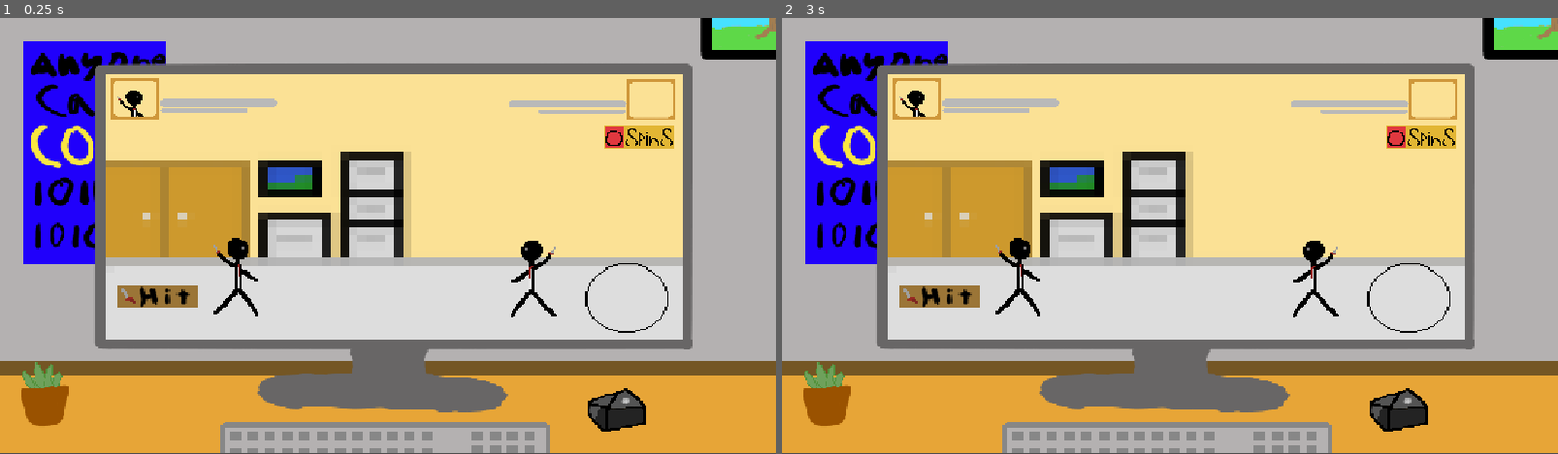
Above: before the commit, frames 1-2 (left to right).
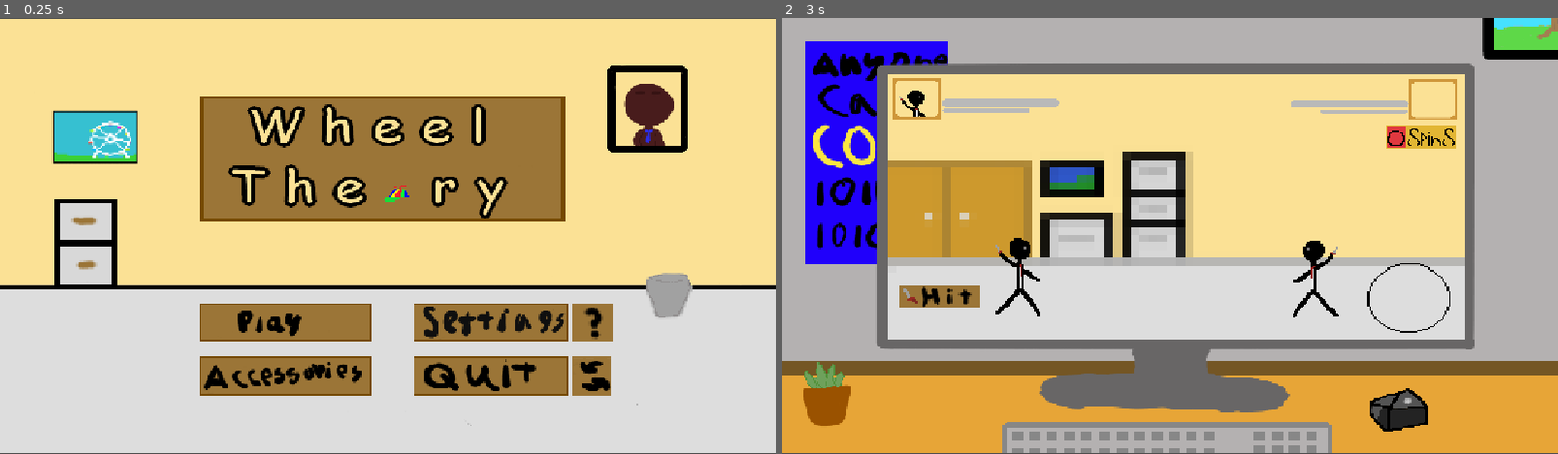
Above: after the commit, the same moments.

Repository: RedR64/first-game-jam-game
Game: Godot game, scene res://scenes/main_menu.tscn
The game is run twice, just before and just after one commit, with the same random seed, the same clock (stepped at 60 frames per second) and the same inputs. Before the commit the project starts from res://scenes/office_background.tscn.
Inputs (mouse positions are in pixels of both pictures, inside the frame that each line leads up to):
- Up to frame 1 (0.25 s): no input
- Up to frame 2 (3 s): tap Enter at 0.5, 2 s; move the mouse to (1410, 297) at 0.52 s; press the mouse at (1410, 297) at 0.53 s; tap Space at 1.25, 2.75 s; move the mouse to (1014, 257) at 1.27 s; release the mouse at (1014, 257) at 1.28 s; click (1014, 257) at 1.35 s; move the mouse to (1247, 140) at 2.02 s; press the mouse at (1247, 140) at 2.03 s; tap T at 2.1 s; move the mouse to (1131, 323) at 2.77 s; release the mouse at (1131, 323) at 2.78 s; click (1131, 323) at 2.85 s

The runs differ from the first frame. In frame 1, 84% of the frame differs, in the area x 0-100%, y 0-100%; in frame 2, nothing differs.

Commit message:
Main Menu + more weapons
Main Menu Backend

Diff:
--- a/main_menu.tscn
+++ /dev/null
@@ -1,12 +0,0 @@
-[gd_scene format=3 uid="uid://c3ivcme845aoh"]
-
-[ext_resource type="Texture2D" uid="uid://c656lif22brit" path="res://art/main menu.png" id="1_06t4h"]
-
-[node name="Main Menu" type="Node2D" unique_id=732754059]
-
-[node name="Sprite2D" type="Sprite2D" parent="." unique_id=1995912322]
-texture = ExtResource("1_06t4h")
-
-[node name="Camera2D" type="Camera2D" parent="." unique_id=296122127]
-position = Vector2(0, 1)
-zoom = Vector2(1.605, 1.345)
--- a/project.godot
+++ b/project.godot
@@ -11,7 +11,7 @@
 [application]
 
 config/name="First Game Jam Game"
-run/main_scene="uid://cwdkcp5gbcpnj"
+run/main_scene="uid://c3ivcme845aoh"
 config/features=PackedStringArray("4.7", "GL Compatibility")
 config/icon="res://icon.svg"
 
@@ -57,6 +57,11 @@
 , Object(InputEventKey,"resource_local_to_scene":false,"resource_name":"","device":-1,"window_id":0,"alt_pressed":false …(183 unchanged characters)…
 ]
 }
+Esc={
+"deadzone": 0.2,
+"events": [Object(InputEventKey,"resource_local_to_scene":false,"resource_name":"","device":-1,"window_id":0,"alt_pressed":false,"shift_pressed":false,"ctrl_pressed":false,"meta_pressed":false,"pressed":false,"keycode":0,"physical_keycode":4194305,"key_label":0,"unicode":0,"location":0,"echo":false,"script":null)
+]
+}
 
 [physics]
 
--- /dev/null
+++ b/scenes/combat.tscn
@@ -0,0 +1,161 @@
+[gd_scene format=3 uid="uid://dp3yl8pt2a33a"]
+
+[ext_resource type="PackedScene" uid="uid://dykn6aruo5t2d" path="res://scenes/player.tscn" id="1_aic3r"]
+[ext_resource type="PackedScene" uid="uid://c632ohfltup6e" path="res://scenes/enemy.tscn" id="2_4l26h"]
+[ext_resource type="Texture2D" uid="uid://beogpd36m07ev" path="res://art/weapons/banana.png" id="3_p71o4"]
+
+[sub_resource type="AnimationRootNode" id="AnimationRootNode_osi8t"]
+
+[sub_resource type="Animation" id="Animation_beodu"]
+length = 0.001
+tracks/0/type = "value"
+tracks/0/imported = false
+tracks/0/enabled = true
+tracks/0/path = NodePath("player:position")
+tracks/0/interp = 1
+tracks/0/loop_wrap = true
+tracks/0/keys = {
+"times": PackedFloat32Array(0),
+"transitions": PackedFloat32Array(1),
+"update": 0,
+"values": [Vector2(217, -180)]
+}
+tracks/1/type = "value"
+tracks/1/imported = false
+tracks/1/enabled = true
+tracks/1/path = NodePath("enemy:position")
+tracks/1/interp = 1
+tracks/1/loop_wrap = true
+tracks/1/keys = {
+"times": PackedFloat32Array(0),
+"transitions": PackedFloat32Array(1),
+"update": 0,
+"values": [Vector2(487, -178)]
+}
+tracks/2/type = "value"
+tracks/2/imported = false
+tracks/2/enabled = true
+tracks/2/path = NodePath("weapon:position")
+tracks/2/interp = 1
+tracks/2/loop_wrap = true
+tracks/2/keys = {
+"times": PackedFloat32Array(0),
+"transitions": PackedFloat32Array(1),
+"update": 0,
+"values": [Vector2(198, -213)]
+}
+tracks/3/type = "value"
+tracks/3/imported = false
+tracks/3/enabled = true
+tracks/3/path = NodePath("weapon:rotation")
+tracks/3/interp = 1
+tracks/3/loop_wrap = true
+tracks/3/keys = {
+"times": PackedFloat32Array(0),
+"transitions": PackedFloat32Array(1),
+"update": 0,
+"values": [0.0]
+}
+tracks/4/type = "value"
+tracks/4/imported = false
+tracks/4/enabled = true
+tracks/4/path = NodePath("weapon:visible")
+tracks/4/interp = 1
+tracks/4/loop_wrap = true
+tracks/4/keys = {
+"times": PackedFloat32Array(0),
+"transitions": PackedFloat32Array(1),
+"update": 1,
+"values": [true]
+}
+
+[sub_resource type="Animation" id="Animation_pi3ub"]
+resource_name = "attack"
+length = 4.5
+tracks/0/type = "value"
+tracks/0/imported = false
+tracks/0/enabled = true
+tracks/0/path = NodePath("player:position")
+tracks/0/interp = 1
+tracks/0/loop_wrap = true
+tracks/0/keys = {
+"times": PackedFloat32Array(0, 0.5, 1.0333333),
+"transitions": PackedFloat32Array(1, 1, 1),
+"update": 0,
+"values": [Vector2(217, -180), Vector2(198, -180), Vector2(217, -180)]
+}
+tracks/1/type = "value"
+tracks/1/imported = false
+tracks/1/enabled = true
+tracks/1/path = NodePath("enemy:position")
+tracks/1/interp = 1
+tracks/1/loop_wrap = true
+tracks/1/keys = {
+"times": PackedFloat32Array(0, 0.5, 1, 1.5, 2.5333333, 2.9666665, 3.4666665, 3.8666666, 4.4333334),
+"transitions": PackedFloat32Array(1, 1, 1, 1, 1, 1, 1, 1, 1),
+"update": 0,
+"values": [Vector2(487, -178), Vector2(484, -178), Vector2(487, -178), Vector2(489, -178), Vector2(487, -178), Vector2(487, -178), Vector2(505, -193), Vector2(517, -178), Vector2(487, -178)]
+}
+tracks/2/type = "value"
+tracks/2/imported = false
+tracks/2/enabled = true
+tracks/2/path = NodePath("weapon:position")
+tracks/2/interp = 1
+tracks/2/loop_wrap = true
+tracks/2/keys = {
+"times": PackedFloat32Array(0, 0.5, 1.0333333, 1.5333333, 2.0333333, 2.5333333, 3.0333333),
+"transitions": PackedFloat32Array(1, 1, 1, 1, 1, 1, 1),
+"update": 0,
+"values": [Vector2(198, -213), Vector2(179, -213), Vector2(198, -213), Vector2(262, -253), Vector2(351, -272), Vector2(426, -251), Vector2(489, -208)]
+}
+tracks/3/type = "value"
+tracks/3/imported = false
+tracks/3/enabled = true
+tracks/3/path = NodePath("weapon:rotation")
+tracks/3/interp = 1
+tracks/3/loop_wrap = true
+tracks/3/keys = {
+"times": PackedFloat32Array(0, 1.0333333, 1.2666667, 3.0333333),
+"transitions": PackedFloat32Array(1, 1, 1, 1),
+"update": 0,
+"values": [0.0, 0.0, 0.9913470151327793, 6.283185307179586]
+}
+tracks/4/type = "value"
+tracks/4/imported = false
+tracks/4/enabled = true
+tracks/4/path = NodePath("weapon:visible")
+tracks/4/interp = 1
+tracks/4/loop_wrap = true
+tracks/4/keys = {
+"times": PackedFloat32Array(0, 1, 3.0333333),
+"transitions": PackedFloat32Array(1, 1, 1),
+"update": 1,
+"values": [true, true, false]
+}
+
+[sub_resource type="AnimationLibrary" id="AnimationLibrary_8sr6x"]
+_data = {
+&"RESET": SubResource("Animation_beodu"),
+&"attack": SubResource("Animation_pi3ub")
+}
+
+[node name="combat" type="Node2D" unique_id=1228185412]
+
+[node name="player" parent="." unique_id=1240282853 instance=ExtResource("1_aic3r")]
+position = Vector2(217, -180)
+scale = Vector2(1, 1)
+
+[node name="enemy" parent="." unique_id=1057928165 instance=ExtResource("2_4l26h")]
+position = Vector2(487, -178)
+scale = Vector2(1, 1)
+
+[node name="weapon" type="Sprite2D" parent="." unique_id=1196901197]
+position = Vector2(198, -213)
+texture = ExtResource("3_p71o4")
+
+[node name="AnimationTree" type="AnimationTree" parent="." unique_id=671787299]
+tree_root = SubResource("AnimationRootNode_osi8t")
+anim_player = NodePath("../AnimationPlayer")
+
+[node name="AnimationPlayer" type="AnimationPlayer" parent="." unique_id=1317303951]
+libraries/ = SubResource("AnimationLibrary_8sr6x")
--- /dev/null
+++ b/scenes/main_menu.gd
@@ -0,0 +1,58 @@
+extends Node2D
+
+func _process(delta: float) -> void:
+	pass
+	#print("*internal screaming*")
+
+	# Mouse in viewport coordinates.
+func _on_play_input_event(viewport: Node, event: InputEvent, shape_idx: int) -> void:
+	if event.is_action_pressed("left_click"):
+		play()
+func _on_quit_input_event(viewport: Node, event: InputEvent, shape_idx: int) -> void:
+	if event.is_action_pressed("left_click"):
+		quit()
+func _on_accessories_input_event(viewport: Node, event: InputEvent, shape_idx: int) -> void:
+	if event.is_action_pressed("left_click"):
+		accessories()
+
+
+func _on_settings_input_event(viewport: Node, event: InputEvent, shape_idx: int) -> void:
+	if event.is_action_pressed("left_click"):
+		settings()
+
+
+func _on_help_input_event(viewport: Node, event: InputEvent, shape_idx: int) -> void:
+	if event.is_action_pressed("left_click"):
+		help()
+
+
+func _on_flip_input_event(viewport: Node, event: InputEvent, shape_idx: int) -> void:
+	if event.is_action_pressed("left_click"):
+		flip()
+
+func _input(event: InputEvent) -> void:
+	if event.is_action_pressed("Esc"):
+		quit()
+
+
+func play():
+	var next_scene = preload("res://scenes/office_background.tscn").instantiate()
+	var current_scene = self
+	get_tree().root.add_child(next_scene)
+	get_tree().current_scene = next_scene
+	get_tree().root.remove_child(current_scene)
+
+func quit():
+	get_tree().quit()
+
+func accessories():
+	print("Coming Soon™")
+
+func settings():
+	print("Coming Soon™")
+
+func help():
+	print("Coming Soon™")
+
+func flip():
+	print("Coming Soon™")
--- /dev/null
+++ b/scenes/main_menu.tscn
@@ -0,0 +1,82 @@
+[gd_scene format=3 uid="uid://c3ivcme845aoh"]
+
+[ext_resource type="Script" uid="uid://dxtr14pnwehne" path="res://scenes/main_menu.gd" id="1_ekxnf"]
+[ext_resource type="Texture2D" uid="uid://c656lif22brit" path="res://art/main menu.png" id="2_bqqt6"]
+
+[sub_resource type="RectangleShape2D" id="RectangleShape2D_ogq8d"]
+size = Vector2(158, 40.75)
+
+[sub_resource type="RectangleShape2D" id="RectangleShape2D_eg0p3"]
+size = Vector2(142, 43)
+
+[sub_resource type="RectangleShape2D" id="RectangleShape2D_ekxnf"]
+size = Vector2(158, 43)
+
+[sub_resource type="RectangleShape2D" id="RectangleShape2D_bqqt6"]
+size = Vector2(142, 41)
+
+[sub_resource type="RectangleShape2D" id="RectangleShape2D_wu84c"]
+size = Vector2(37, 41)
+
+[sub_resource type="RectangleShape2D" id="RectangleShape2D_8ln24"]
+size = Vector2(36, 43)
+
+[node name="Main Menu" type="Node2D" unique_id=732754059]
+script = ExtResource("1_ekxnf")
+
+[node name="Sprite2D" type="Sprite2D" parent="." unique_id=1995912322]
+position = Vector2(-1, 1)
+texture = ExtResource("2_bqqt6")
+
+[node name="Camera2D" type="Camera2D" parent="." unique_id=296122127]
+position = Vector2(0, 1)
+zoom = Vector2(1.605, 1.345)
+
+[node name="Play" type="Area2D" parent="." unique_id=2083208858]
+position = Vector2(-94, 95.5)
+
+[node name="Play Button" type="CollisionShape2D" parent="Play" unique_id=15156716]
+position = Vector2(-1, 0.875)
+shape = SubResource("RectangleShape2D_ogq8d")
+
+[node name="Quit" type="Area2D" parent="." unique_id=1530416701]
+position = Vector2(-94, 95.5)
+
+[node name="Quit Button" type="CollisionShape2D" parent="Quit" unique_id=2047344369]
+position = Vector2(189, 60)
+shape = SubResource("RectangleShape2D_eg0p3")
+
+[node name="Accessories" type="Area2D" parent="." unique_id=58828806]
+position = Vector2(-188, 191)
+
+[node name="Accessories Button" type="CollisionShape2D" parent="Accessories" unique_id=858176006]
+position = Vector2(93, -35.5)
+shape = SubResource("RectangleShape2D_ekxnf")
+
+[node name="Settings" type="Area2D" parent="." unique_id=627238500]
+position = Vector2(-188, 191)
+
+[node name="Settings Button" type="CollisionShape2D" parent="Settings" unique_id=2132320503]
+position = Vector2(283, -94.5)
+shape = SubResource("RectangleShape2D_bqqt6")
+
+[node name="Help" type="Area2D" parent="." unique_id=1054154300]
+position = Vector2(-188, 191)
+
+[node name="Help Button" type="CollisionShape2D" parent="Help" unique_id=1493034834]
+position = Vector2(377.5, -94.5)
+shape = SubResource("RectangleShape2D_wu84c")
+
+[node name="Flip" type="Area2D" parent="." unique_id=1261853068]
+position = Vector2(-188, 191)
+
+[node name="Flip Button" type="CollisionShape2D" parent="Flip" unique_id=918173135]
+position = Vector2(377, -35.5)
+shape = SubResource("RectangleShape2D_8ln24")
+
+[connection signal="input_event" from="Play" to="." method="_on_play_input_event"]
+[connection signal="input_event" from="Quit" to="." method="_on_quit_input_event"]
+[connection signal="input_event" from="Accessories" to="." method="_on_accessories_input_event"]
+[connection signal="input_event" from="Settings" to="." method="_on_settings_input_event"]
+[connection signal="input_event" from="Help" to="." method="_on_help_input_event"]
+[connection signal="input_event" from="Flip" to="." method="_on_flip_input_event"]
--- a/scenes/office_background.tscn
+++ b/scenes/office_background.tscn
@@ -11,7 +11,7 @@
 [ext_resource type="PackedScene" uid="uid://c632ohfltup6e" path="res://scenes/enemy.tscn" id="9_es6e5"]
 [ext_resource type="Texture2D" uid="uid://c2mb8jjkusdym" path="res://art/atk_button.png" id="10_jkyx8"]
 
-[node name="Node2D" type="Node2D" unique_id=488631277]
+[node name="combat_scene" type="Node2D" unique_id=488631277]
 
 [node name="bkgd" type="Sprite2D" parent="." unique_id=612425115]
 texture = ExtResource("1_6wruh")
Binary file added: art/weapons/cursor.png
Not shown, added: art/weapons/cursor.png.import
Binary file added: art/weapons/dagger.png
Not shown, added: art/weapons/dagger.png.import
Binary file added: art/weapons/not_a_familiar_sword.png
Not shown, added: art/weapons/not_a_familiar_sword.png.import
Binary file added: art/weapons/paper_clip_remover.png
Not shown, added: art/weapons/paper_clip_remover.png.import
Binary file added: art/weapons/pencil_sharpener.png
Not shown, added: art/weapons/pencil_sharpener.png.import
Binary file added: art/weapons/tape_roller.png
Not shown, added: art/weapons/tape_roller.png.import
(and 2 more such lines)
